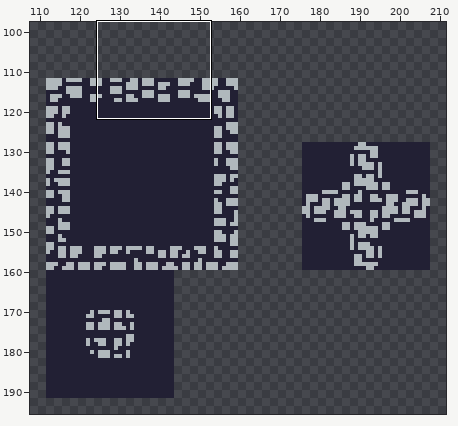
File history of a pixel-art file, assets/map/map.ase. Above: a wide view before the commit, with the close-up outlined.
Close-up. Before:
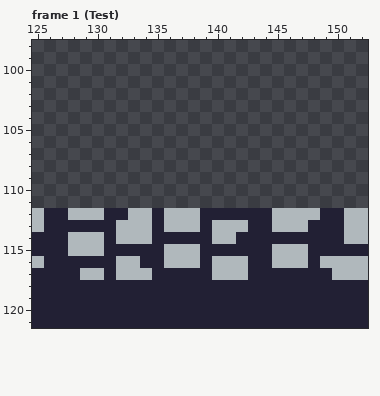
256x256 pixels, 2 frames. Shown: frame 1 (Test): x 125..152, y 98..121. The wide view leaves out empty margins.
After:
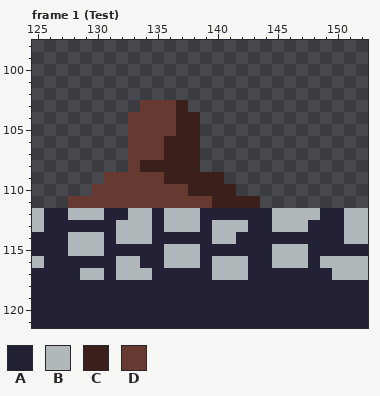
Palette (. is transparent): A #222034  B #b0b8bc  C #3b1f1a  D #663931
From the commit log: getting book
The edit:
layer "BookStand" added
Frame 1 (Test), layer "BookStand":
Colour C is added in row 103 at x 137; in rows 104 to 105 at x 137 to 138; in rows 106 to 107 at x 136 to 138; in row 108 at x 134 to 138; in row 109 at x 136 to 140; in row 110 at x 138 to 141.
Colour C is added in row 111 at x 140 to 143.
Colour D is added in row 103 at x 134 to 136; in rows 104 to 105 at x 133 to 136; in rows 106 to 107 at x 133 to 135; in row 108 at x 133; in row 109 at x 131 to 135; in row 110 at x 130 to 137.
Colour D is added in row 111 at x 128 to 139.
Boxes around the changes in both close-ups, in picture pixels (x1, y1, x2, y2):
added: (68, 100, 260, 208)
